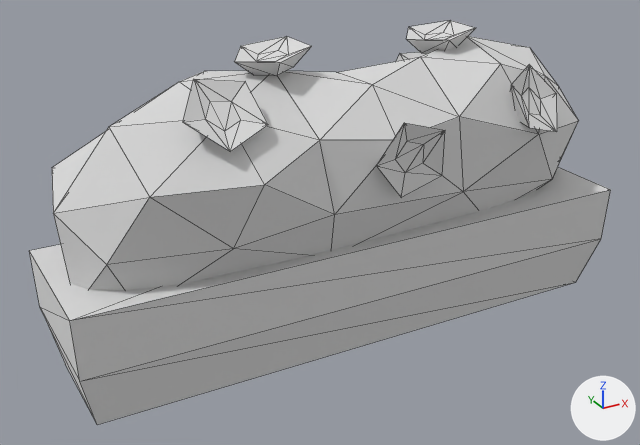
Two versions of the glTF model public/models/flowers-window.glb, one commit apart.
Both versions are drawn from a camera (50 mm lens) standing at (-0.707, -1.204, 0.802) and looking at (-0.045, 0.0, 0.201). Lighting does not change. The marker at lower right points along +X, +Y and +Z. Mesh edges are drawn as thin lines. Where no turn or scale is listed for an object, it has been applied to the vertices.

Objects in the first picture: 'flowers-window'.
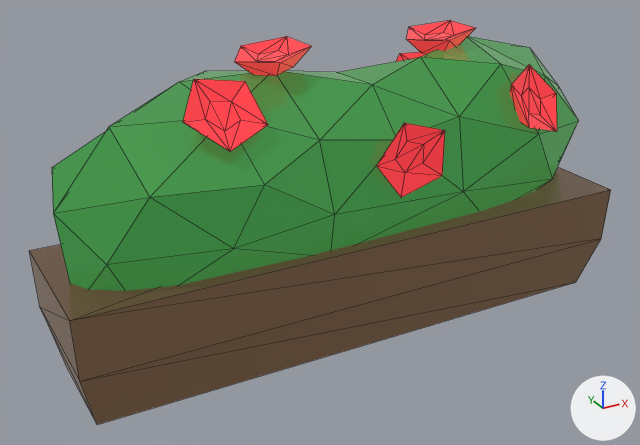
Pixel boxes [x1, y1, x2, y2] of what changed, in the pictures (640 x 445 px):
'flowers-window', recoloured
    both: [29, 20, 611, 425]

What changed in the scene script:
```text
Add img_base:
    img_base = load_image('base', '_unpacked/base', 1024, 1024, 'sRGB')
Add mat_lowpoly_colors_001:
    mat_lowpoly_colors_001 = bpy.data.materials.new('LOWPOLY-COLORS.001')
    # uses the picture img_base
Change me_flowers_window:
    where me_flowers_window.from_pydata(...)  # 172 vertices, 287 faces; spans x -0.499..0.5, y -0.174..0.176, z 0.0..0.508
    remove me_flowers_window.materials.append(mat_lowpoly_colors)  # white #e7e7e7
    add me_flowers_window.materials.append(mat_lowpoly_colors_001)
```
